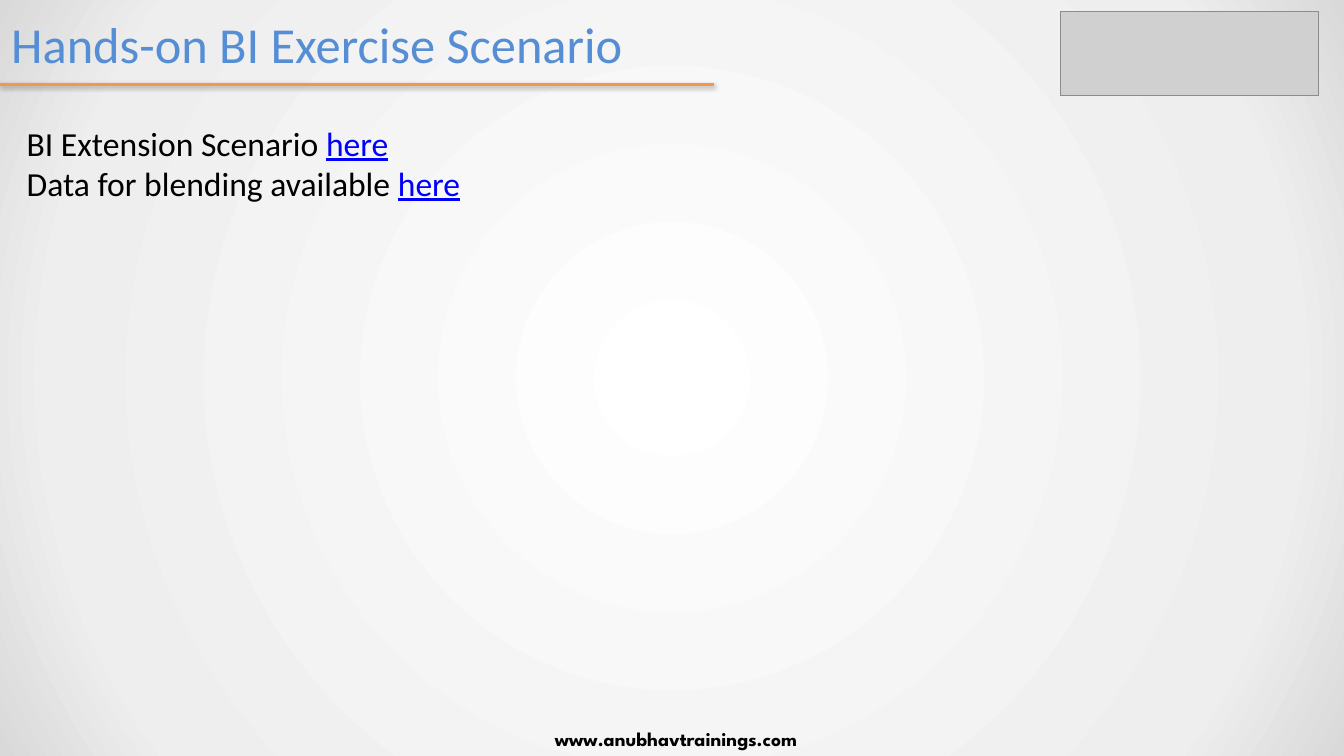
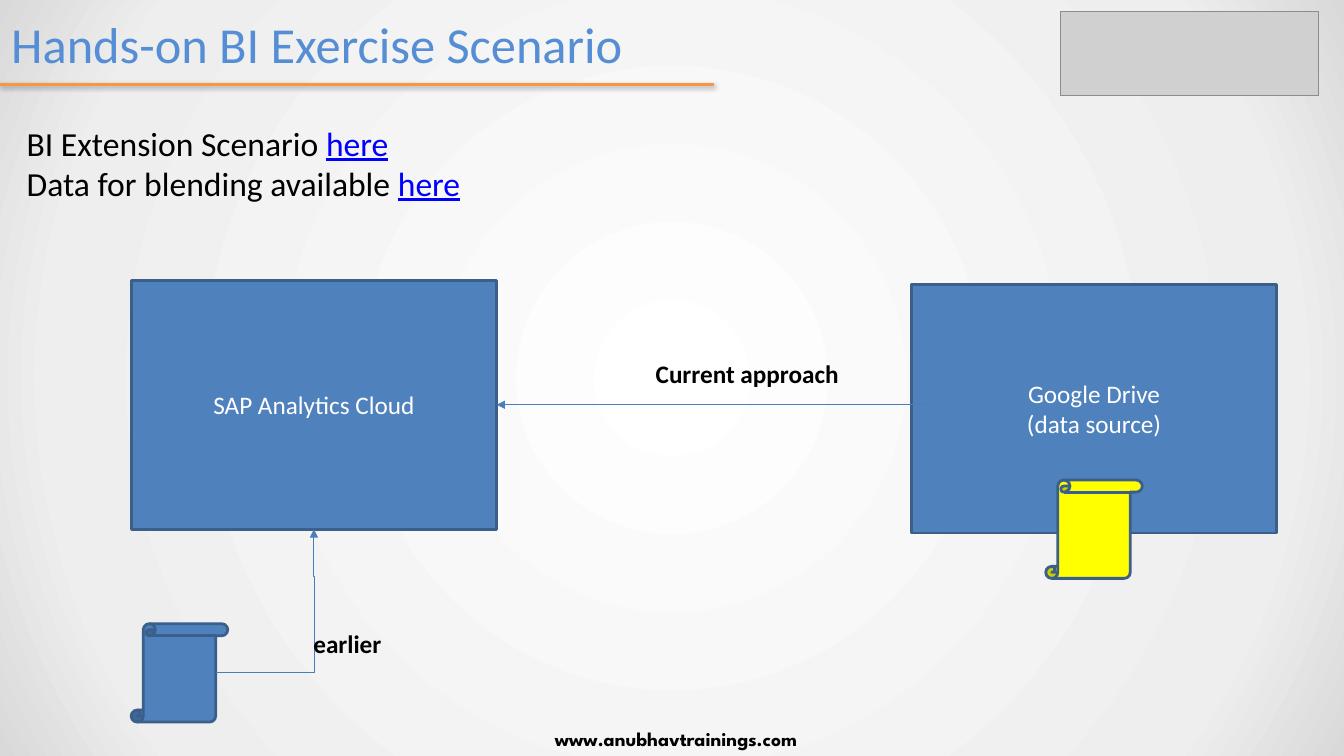
Before and after one commit to soyuztechnologies/EY_SAC_Feb2022, a slide deck: slide 5 of day 3/SAC_Training Day 3.pptx (slide 3 before the commit). Drawn at 1344x756 pixels with LibreOffice and Linux fonts; fonts in the diff are those of the drawing; grey boxes stand for pictures. Boxes give left, top, right and bottom in pixels: in the first picture for what was removed or moved away, otherwise in the second. Text is boxed around its words. In the diff, an @@ line names an element or a change of style, - is before the commit and + after.

```diff
--- a/day 3/SAC_Training Day 3.pptx
+++ b/day 3/SAC_Training Day 3.pptx
@@ rectangle added at [131,280,496,529], fill #4F81BD, outline #3A5F8C 2 pt, 18 pt, text #FFFFFF @@
+SAP Analytics Cloud
@@ rectangle added at [911,284,1276,533], fill #4F81BD, outline #3A5F8C 2 pt, 18 pt, text #FFFFFF @@
+Google Drive
+(data source)
@@ text added at [656,365,838,387], 18 pt, text #000000, bold @@
+Current approach
@@ arrow added from (927, 405) to (497, 405), #4B7EBC 0.75 pt @@
@@ vertical scroll added at [1047,480,1143,579], fill #FFFF00, outline #3A5F8C 2 pt @@
@@ elbow arrow added from (216, 674) to (314, 529), #4B7EBC 0.75 pt @@
@@ vertical scroll added at [131,624,228,723], fill #4F81BD, outline #3A5F8C 2 pt @@
@@ text added at [313,633,381,660], 18 pt, text #000000, bold @@
+earlier
```
Also in this commit, not shown: 2 slides added, 8 other files.
